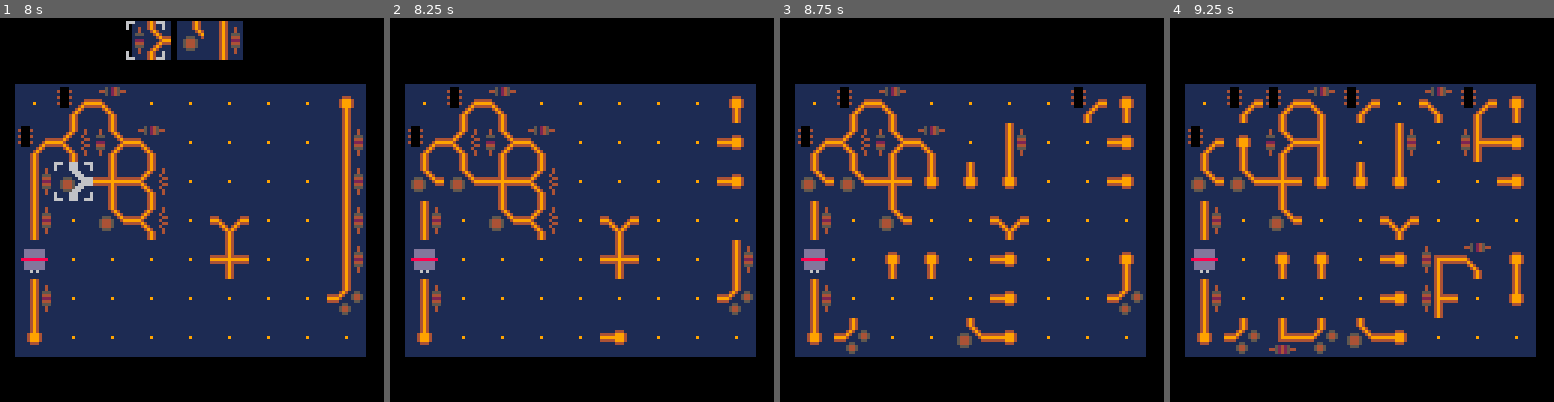
Above: before the commit, frames 1-4 (left to right).
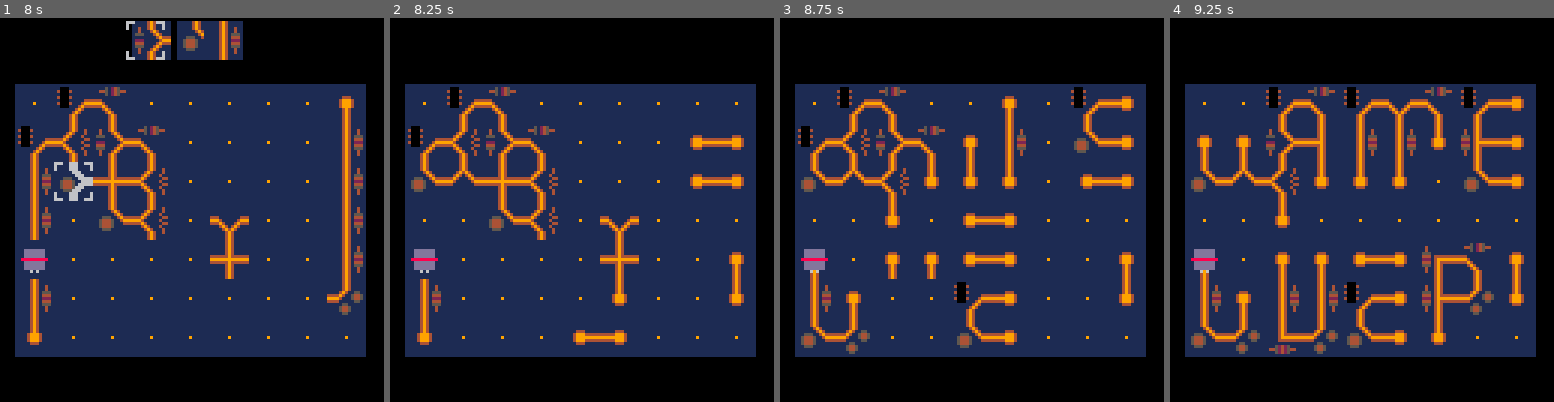
Above: after the commit, the same moments.

Repository: erwinbonsma/RoboRePairP8
Game: PICO-8 cartridge repair.p8
The game is run twice, just before and just after one commit, with the same random seed, the same clock (stepped at 60 frames per second) and the same inputs.
Inputs:
- Up to frame 1 (8 s): tap X (X key) at 0.33, 1.07, 1.85, 2.97, 4.08, 5.2, 6.32, 7.43 s; tap O (Z key) at 0.7, 1.7, 2.1, 2.5, 2.9, 3.3, 3.7, 4.1, 4.5, 4.9, 5.3, 5.7, 6.1, 6.5, 6.9, 7.3, 7.7 s; hold Right 1.6-2.1 s; hold Up 2.15-2.42 s; hold Right 2.47-3.03 s; hold Left 3.08-3.58 s; hold Down 3.63-3.97 s; hold Right 4.02-4.68 s; hold Up 4.73-5.03 s; hold Left 5.08-5.68 s; hold Down 5.73-6.03 s; hold Right 6.08-6.58 s; hold Right 6.63-7.13 s; hold Up 7.18-7.45 s; hold Right from 7.5 s (still down)
- Up to frame 2 (8.25 s): release Right at 8.07 s; tap O (Z key) at 8.1 s; hold Left from 8.12 s (still down)
- Up to frame 3 (8.75 s): tap O (Z key) at 8.5 s; tap X (X key) at 8.55 s; release Left at 8.62 s; hold Down from 8.67 s (still down)
- Up to frame 4 (9.25 s): tap O (Z key) at 8.9 s; release Down at 9 s; hold Right from 9.05 s (still down)

Frame 1 is identical in both runs. In frame 2, 2.1% of the frame differs, in the area x 7-95%, y 20-86%; in frame 3, 4.0%; in frame 4, 5.6%, in the area x 4-92%, y 17-86%.

Commit message:
Patch grid while morphing to Game Over text

Diff:
--- a/repair.p8
+++ b/repair.p8
@@ -349,6 +349,17 @@
  )
 end
 
+function tilegrid:screentile_at(
+ pos
+)
+ if self:contains(pos) then
+  return self.tiles[
+   self:_pos2idx(pos)
+  ]
+ end
+ return nil
+end
+
 function tilegrid:contains(pos)
  return (
   pos.x>=0 and pos.x<self.w and
@@ -366,6 +377,29 @@
   end
  end
  return false
+end
+
+--ensure the tile connects to
+--its neighbours (again)
+function tilegrid:patch_tile(
+ pos
+)
+ local idx=1
+ for dr in all(dirs) do
+  local nt=self:screentile_at(
+   pos+vdirs[dr]
+  )
+  if (
+   nt!=nil and
+   nt.tile:has_entry(
+    opposite(dr)
+   )
+  ) then
+   idx+=shl(1,dr-1)
+  end
+ end
+ local t=self:screentile_at(pos)
+ t.tile=tiles[idx]
 end
 
 function tilegrid:tile_at(pos)
@@ -1032,7 +1066,6 @@
  end
 
  if end_anim!=nil then
-  printh("invoking endanim")
   if coinvoke(end_anim) then
    end_anim=nil
   end
@@ -1089,36 +1122,45 @@
   end
  end
 
+ local place_tile=function(pos)
+  local tile_idx=mget(
+   pos.x+12,pos.y+16
+  )
+  if tile_idx!=0 then
+   tile_idx-=15
+  else
+   tile_idx=1
+  end
+  local tile=tiles[tile_idx]
+  grid:place_tile(
+   screentile:new(tile),pos,true
+  )
+ end
+
+ local update_tile=function(pos)
+  local i=grid:_pos2idx(pos)+1
+  local status=tile_status[i]
+  if status==0 then
+   tile_status[i]=1
+   add(ready,i)
+  elseif status==1 then
+   grid:patch_tile(pos)
+  end
+ end
+
  return function()
   while #ready>0 do
    local i=rnd_item_from(ready)
+   del(ready,i)
+   --printh("popped "..i)
    local p=grid:_idx2pos(i-1)
-   local tile_idx=mget(
-    p.x+12,p.y+16
-   )
-   if tile_idx!=0 then
-    tile_idx-=15
-   else
-    tile_idx=1
-   end
-   local t=tiles[tile_idx]
-   grid:place_tile(
-    screentile:new(t),p,true
-   )
-   del(ready,i)
+   place_tile(p)
    tile_status[i]=2
 
    for dr in all(dirs) do
     local np=p+vdirs[dr]
     if grid:contains(np) then
-     local ni=grid:_pos2idx(np)+1
-     local st=tile_status[ni]
-     if st==0 then
-      tile_status[ni]=1
-      add(ready,ni)
-     elseif st==1 then
-      --todo: toggle neighbours
-     end
+     update_tile(np)
     end
    end
    yield()
